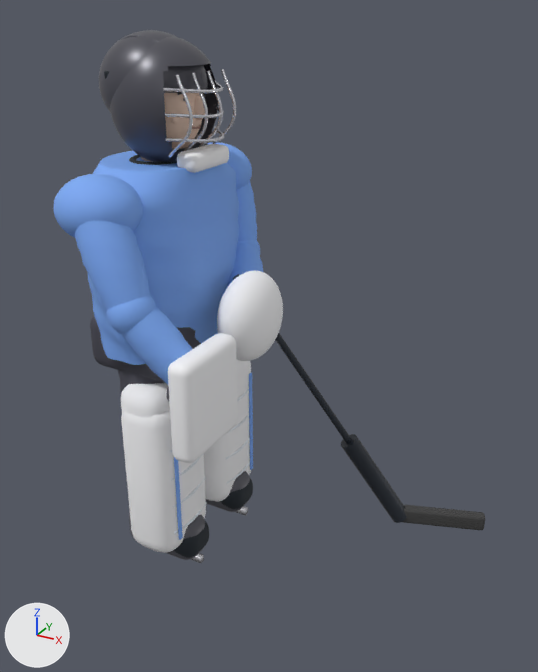
The glTF model public/models/goalie.glb as it was, and as the next commit left it.
Rendered twice from a 50 mm camera at (1.46, -1.94, 1.85) aimed at (0.37, 0.03, 0.87). The lights are fixed; the arrows at lower left show +X, +Y and +Z. The first picture is the older version. Vertices at exactly the same position are counted once.

Script lines for the objects in view, before the commit:
```python
me_cube = bpy.data.meshes.new('Cube')
me_cube.from_pydata(...)  # 49337 vertices, 97668 faces; spans x -0.2..1.06, y -0.46..0.54, z 0.0..1.79
me_cube.materials.append(mat_pants)  # dark grey #454550
me_cube.materials.append(mat_jersey)  # blue #7caaf3
me_cube.materials.append(mat_sleeve)  # blue #7caaf3
me_cube.materials.append(mat_rubber)  # dark blue #1d262e
me_cube.materials.append(mat_trim)  # white #e5ebf1
me_cube.materials.append(mat_skin)  # beige #edcebc
me_cube.materials.append(mat_lips)  # beige #aa7c6f
me_cube.materials.append(mat_eyes)  # dark grey #3c4245
me_cube.materials.append(mat_helmet)  # dark grey #505059
me_cube.materials.append(mat_blade)  # white #e7e7ed
me_cube.materials.append(mat_pad)  # white #f7f7f9
me_cube.materials.append(mat_gloves)  # dark grey #595961
me_cube.materials.append(mat_socks)  # grey #6c6c7c
me_cube.materials.append(mat_skate)  # dark grey #595961
me_cube.materials.append(mat_stick)  # greyish blue #2c323b
me_cube.materials.append(mat_tape)  # dark grey #3f3f3f
ob_goaliemesh = bpy.data.objects.new('goalieMesh', me_cube)
ob_goaliemesh.location = (0.0, 0.0, 0.0)
```
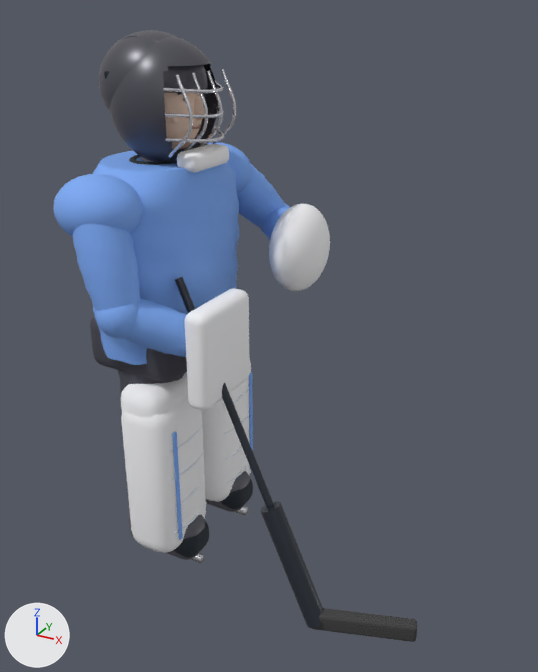
Boxes [x1, y1, x2, y2] around the edits, measured in the pictures (538 x 672 px; the box of a moved part takes in the faces that stretch with it):
'goalieMesh', reshaped (16% narrower, 15% taller): before [53, 30, 485, 563]; after [53, 30, 417, 642]
part 1 of me_cube, moved or reshaped: before [236, 182, 257, 242]; after [237, 163, 286, 229]
part 2 of me_cube, moved or reshaped: before [228, 243, 263, 286]; after [263, 207, 288, 241]
part 3 of me_cube, moved or reshaped (mostly hidden): before [237, 240, 260, 255]; after [260, 204, 290, 235]
part 4 of me_cube, moved or reshaped: before [75, 221, 150, 310]; after [73, 224, 140, 311]
part 5 of me_cube, moved or reshaped: before [122, 307, 192, 385]; after [124, 299, 186, 357]
part 6 of me_cube, moved or reshaped: before [107, 295, 156, 334]; after [95, 302, 139, 339]
part 7 of me_cube, moved or reshaped: before [217, 271, 283, 361]; after [269, 204, 330, 291]
part 8 of me_cube, moved or reshaped: before [168, 333, 238, 463]; after [185, 288, 250, 411]
part 9 of me_cube, moved or reshaped (mostly hidden): before [166, 387, 169, 401]; after [184, 357, 187, 365]
part 10 of me_cube, moved or reshaped: before [233, 274, 352, 443]; after [175, 277, 274, 509]
part 11 of me_cube, moved or reshaped: before [341, 434, 407, 523]; after [260, 501, 323, 628]
part 12 of me_cube, moved or reshaped: before [402, 504, 485, 530]; after [312, 608, 417, 642]

What changed in the scene script:
```text
Change me_cube:
    used by ob_goaliemesh; location = (0.0, 0.0, 0.0)
    remove me_cube.from_pydata(...)  # 49337 vertices, 97668 faces; spans x -0.2..1.06, y -0.46..0.54, z 0.0..1.79
    add me_cube.from_pydata(...)  # 49337 vertices, 97668 faces; spans x -0.2..1.01, y -0.45..0.6, z 0.0..1.79
    me_cube part 1: the loose piece of 416 vertices spanning x -0.05..0.18, y 0.21..0.42, z 1.02..1.35 is multiplied about its middle by the matrix ((-0.105, -0.979, -0.173), (0.961, -0.055, -0.272), (0.257, -0.195, 0.947)), then moved by (0.0, 0.12, 0.03)
    me_cube part 2: the loose piece of 416 vertices spanning x 0.08..0.32, y 0.03..0.31, z 0.9..1.11 is multiplied about its middle by the matrix ((0.973, -0.064, -0.223), (0.12, 0.961, 0.249), (0.198, -0.269, 0.943)), then moved by (0.02, 0.26, 0.1)
    me_cube part 3: the loose piece of 610 vertices spanning x 0.05..0.2, y 0.2..0.34, z 0.98..1.12 is moved by (0.01, 0.26, 0.06)
    me_cube part 4: the loose piece of 416 vertices spanning x -0.05..0.21, y -0.45..-0.28, z 1.03..1.35 is multiplied about its middle by the matrix ((0.983, 0.101, 0.155), (-0.093, 0.994, -0.058), (-0.16, 0.042, 0.986)), then moved by (-0.02, 0.0, -0.01)
    me_cube part 5: the loose piece of 416 vertices spanning x 0.1..0.36, y -0.44..-0.28, z 0.8..1.09 is multiplied about its middle by the matrix ((0.822, -0.498, -0.276), (0.42, 0.858, -0.296), (0.384, 0.128, 0.915)), then moved by (-0.04, 0.07, 0.02)
    me_cube part 6: the loose piece of 610 vertices spanning x 0.08..0.22, y -0.46..-0.31, z 0.98..1.12 is moved by (-0.05, 0.0, -0.02)
    me_cube part 7: the loose piece of 1082 vertices spanning x 0.22..0.4, y -0.14..0.16, z 0.78..1.08 is moved by (0.05, 0.26, 0.17)
    me_cube part 8: the loose piece of 296 vertices spanning x 0.31..0.39, y -0.46..-0.18, z 0.64..0.96 is moved by (-0.04, 0.15, 0.09)
    me_cube part 9: the loose piece of 416 vertices spanning x 0.24..0.38, y -0.42..-0.24, z 0.78..0.91 is multiplied about its middle by the matrix ((0.822, -0.498, -0.276), (0.42, 0.858, -0.296), (0.384, 0.128, 0.915)), then moved by (-0.04, 0.12, 0.07)
    me_cube part 10: the loose piece of 48 vertices spanning x 0.21..0.76, y 0.07..0.43, z 0.01..1.04 is multiplied about its middle by the matrix ((0.789, 0.621, 0.107), (-0.624, 0.794, -0.01), (-0.091, -0.058, 1.004)), then moved by (-0.05, -0.47, 0.03)
    me_cube part 11: the loose piece of 48 vertices spanning x 0.53..0.78, y 0.27..0.45, z 0.0..0.39 is multiplied about its middle by the matrix ((0.789, 0.621, 0.107), (-0.624, 0.794, -0.01), (-0.091, -0.058, 1.004)), then moved by (-0.05, -0.59, 0.01)
    me_cube part 12: the loose piece of 296 vertices spanning x 0.73..1.06, y 0.4..0.54, z 0.0..0.07 is moved by (-0.05, -0.66, 0.0)
    other edits to the shape of me_cube do not show in these pictures
```
